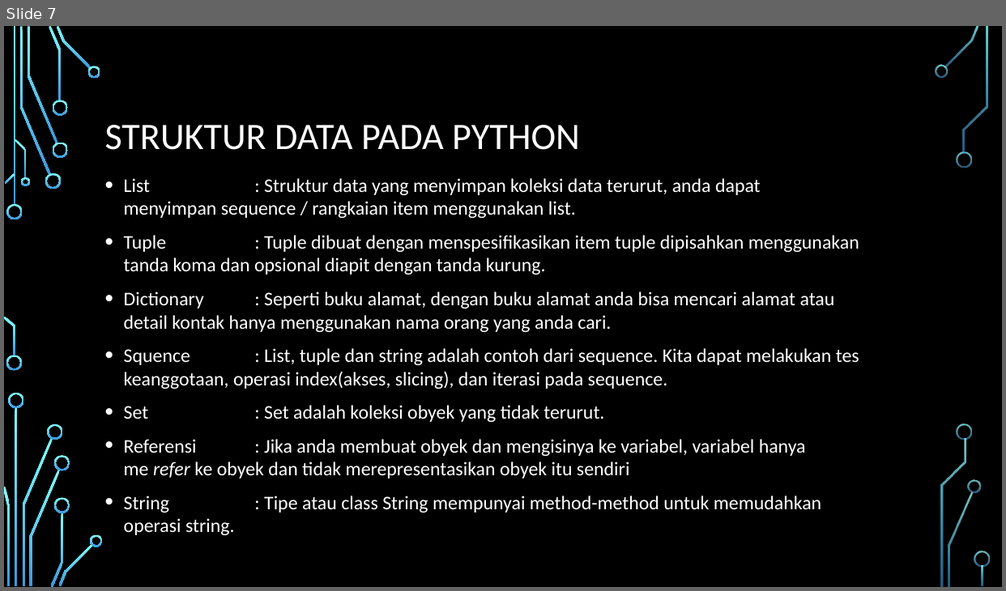
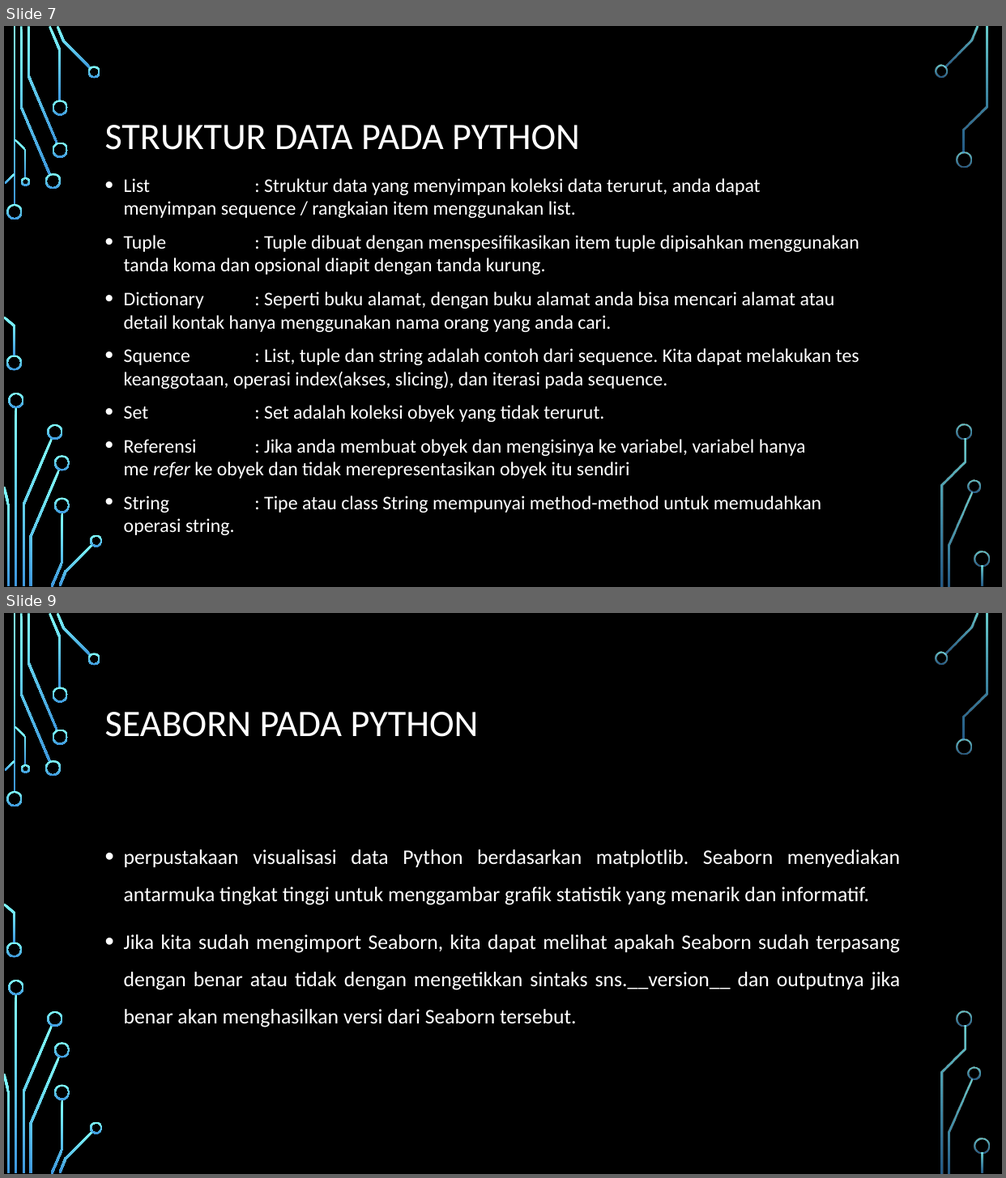
Before and after one commit to dendhihar/Pengantar-Deep-Learning, a slide deck: PPT Python.pptx. Shown one above the other, each under a label of ours: slide 7 before the commit, slides 7 and 9 after it; the slides between them are not shown. The pictures are 1006x591 and 1006x1178 pixels, drawn with LibreOffice and Linux fonts; fonts in the diff are those of the drawing; background and template pictures are left out. Boxes give left, top, right and bottom in pixels: in the first picture for what was removed or moved away, otherwise in the second. Text is boxed around its words. In the diff, an @@ line names an element or a change of style, - is before the commit and + after.

```diff
--- a/PPT Python.pptx
+++ b/PPT Python.pptx
@@ slide 9 added at (x1=4, y1=613, x2=1002, y2=1174), background picture (left out); not listed: 36 template elements that a slide beside it also shows @@
@@ title added at (x1=105, y1=712, x2=479, y2=737), 36 pt, text #FFFFFF @@
+SEABORN PADA PYTHON
@@ text added at (x1=124, y1=850, x2=901, y2=1028), 20 pt, text #FFFFFF @@
+• perpustakaan visualisasi data Python berdasarkan matplotlib. Seaborn menyediakan antarmuka tingkat tinggi untuk menggambar grafik statistik yang menarik dan informatif.
+• Jika kita sudah mengimport Seaborn, kita dapat melihat apakah Seaborn sudah terpasang dengan benar atau tidak dengan mengetikkan sintaks sns.__version__ dan outputnya jika benar akan menghasilkan versi dari Seaborn tersebut.
```
Also in this commit, not shown: 2 other slides added.
